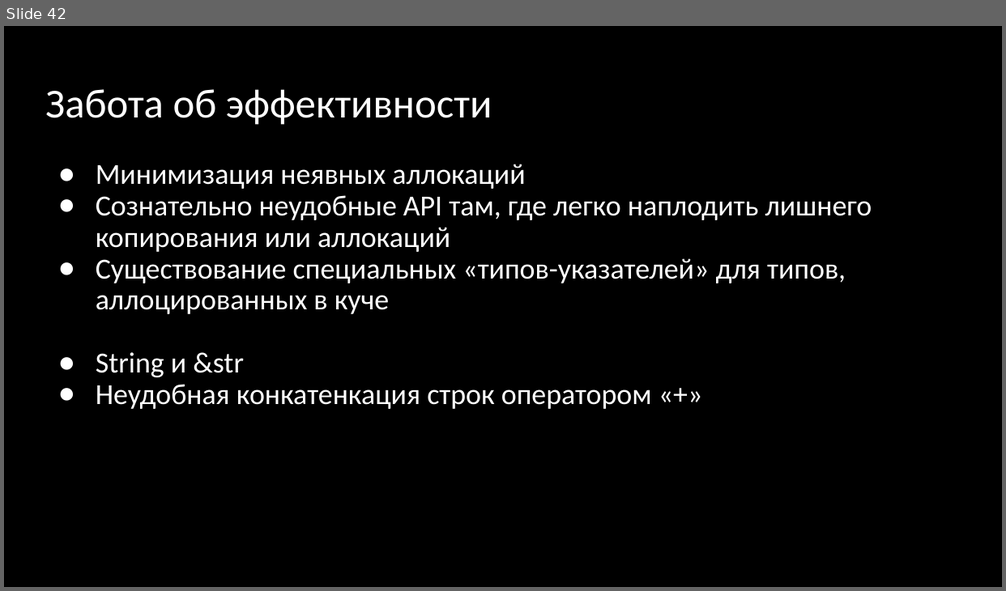
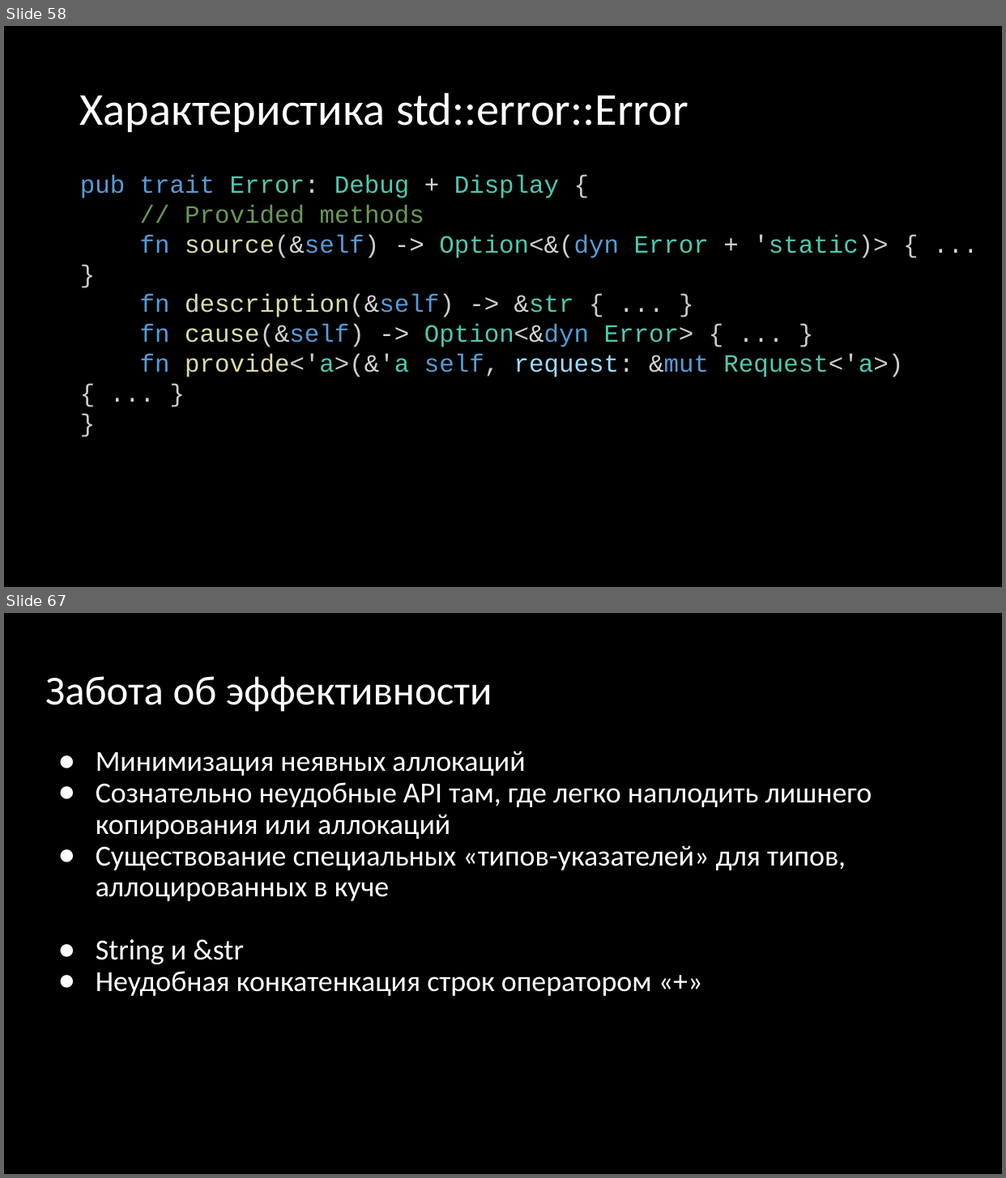
Before and after one commit to Gordon01/learn-rust, a slide deck: keynotes/Rust 2024.pptx. Shown one above the other, each under a label of ours: slide 42 before the commit, slides 58 and 67 after it; the slides between them are not shown. The pictures are 1006x591 and 1006x1178 pixels, drawn with LibreOffice and Linux fonts; fonts in the diff are those of the drawing. Boxes give left, top, right and bottom in pixels: in the first picture for what was removed or moved away, otherwise in the second. Text is boxed around its words. In the diff, an @@ line names an element or a change of style, - is before the commit and + after.

```diff
--- a/keynotes/Rust 2024.pptx
+++ b/keynotes/Rust 2024.pptx
@@ slide 58 added at (4,26,1002,587), background #000000 @@
@@ title added at (80,92,688,132), 44 pt, text #FFFFFF @@
+Характеристика std::error::Error
@@ text added at (80,175,903,378), 24 pt, text #4EC9B0 @@
+pub trait Error: Debug + Display {
+// Provided methods
+fn source(&self) -> Option<&(dyn Error + 'static)> { ... }
+fn description(&self) -> &str { ... }
+fn cause(&self) -> Option<&dyn Error> { ... }
+fn provide<'a>(&'a self, request: &mut Request<'a>) { ... }
+}
@@ what was slide 42 is now slide 67 @@
```
Also in this commit, not shown: 24 other slides added, 9 other files.
